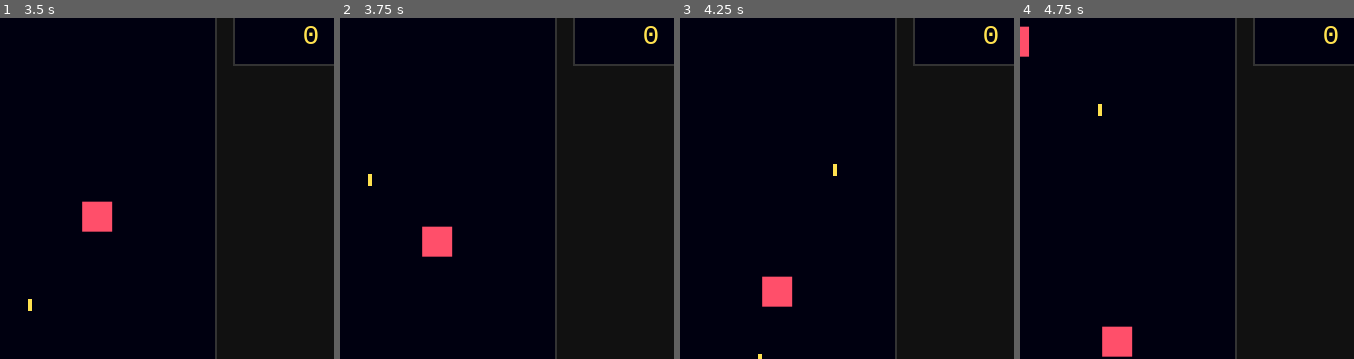
Above: before the commit, frames 1-4 (left to right).
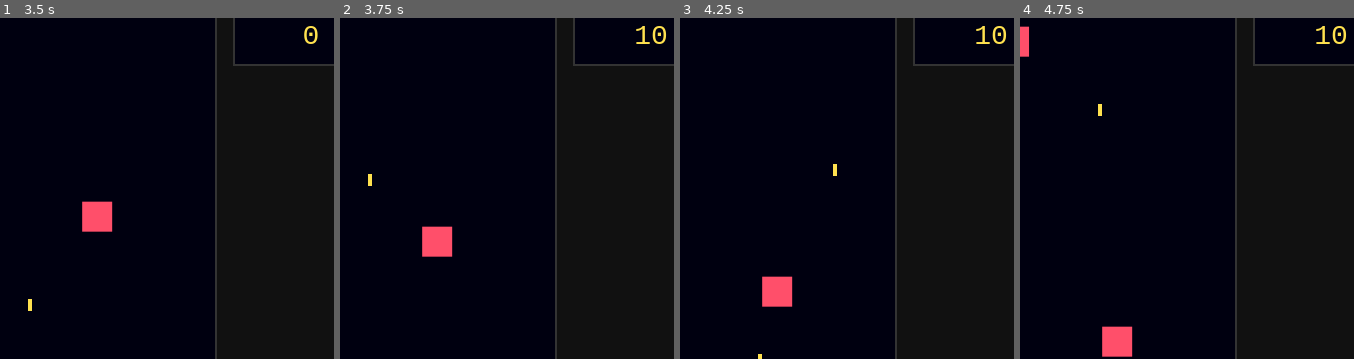
Above: after the commit, the same moments.

Repository: jeevantech123/Shooter-Game
Game: browser game, page index.html
Same seed, same stepped clock (60 frames per second), same inputs: the game is played once before the commit and once after it.
Inputs:
- Up to frame 1 (3.5 s): hold Right 1.03-1.53 s; tap Space every 0.5 s from 1.1 to 3.1 s; hold Down 1.58-1.85 s; hold Left 1.9-2.47 s; hold Up 2.52-2.82 s; hold Right from 2.87 s (still down)
- Up to frame 2 (3.75 s): release Right at 3.53 s; hold Up from 3.58 s (still down); tap Space at 3.6 s
- Up to frame 3 (4.25 s): release Up at 3.82 s; hold Left from 3.87 s (still down); tap Space at 4.1 s
- Up to frame 4 (4.75 s): release Left at 4.3 s; hold Down 4.35-4.68 s; tap Space at 4.6 s; hold Right from 4.73 s (still down)
The pictures show only the part of the screen within x 41-91%, y 6-56%; the shares and areas given below are measured in that part.

Frame 1 is identical in both runs. In frame 2, 0.3% of the frame differs, in the area x 88-98%, y 2-8%; in frame 3, 0.3%; in frame 4, 0.3%.

Commit message:
Track, save, and show the high score live (Round 3 R1)
A high-score object ({ best, storage }) lives outside the game state, so
resetGame on Enter never clears it and the R8 "state equals createGame()"
check still holds. Each frame, as soon as the score passes the best, the
#high-score panel is updated and the value is saved to localStorage under
HIGH_SCORE_KEY. Missing, blocked, or broken storage falls back to 0 and
an in-memory high score, so the game never stops over storage errors.

Co-Authored-By: Claude Opus 5.5 <noreply@anthropic.com>

Diff:
--- a/game.js
+++ b/game.js
@@ -25,6 +25,8 @@
 const STARTING_LIVES = 3;
 
 const MAX_FRAME_TIME = 0.1; // cap on one frame's step, e.g. after a tab switch
+
+const HIGH_SCORE_KEY = "shooter-game-high-score"; // localStorage key
 
 const COLORS = {
   background: "#000010",
@@ -183,6 +185,41 @@
   return Math.min(Math.max(value, min), max);
 }
 
+// ---- High score ------------------------------------------------------------
+// Kept apart from the game state so that restarting (resetGame) never clears it.
+// `storage` is localStorage, or null when the browser does not allow it.
+
+function createHighScore(storage) {
+  return { best: loadHighScore(storage), storage };
+}
+
+// Raise the high score as soon as the score passes it, and save it.
+// Returns true when it changed.
+function updateHighScore(highScore, score) {
+  if (score <= highScore.best) return false;
+  highScore.best = score;
+  saveHighScore(highScore.storage, score);
+  return true;
+}
+
+// A missing, broken, or negative saved value counts as no high score (0).
+function loadHighScore(storage) {
+  try {
+    const saved = Number(storage.getItem(HIGH_SCORE_KEY));
+    return Number.isFinite(saved) && saved > 0 ? Math.floor(saved) : 0;
+  } catch {
+    return 0; // no storage, or reading it is blocked
+  }
+}
+
+function saveHighScore(storage, value) {
+  try {
+    storage.setItem(HIGH_SCORE_KEY, String(value));
+  } catch {
+    // No storage or writing is blocked: the high score lasts until the page closes.
+  }
+}
+
 // ---- Keyboard --------------------------------------------------------------
 
 const LEFT_KEYS = ["ArrowLeft", "KeyA"];
@@ -271,11 +308,23 @@
 
 // ---- Browser start-up ------------------------------------------------------
 
+// Reading window.localStorage itself can throw when site data is blocked.
+function browserStorage() {
+  try {
+    return window.localStorage || null;
+  } catch {
+    return null;
+  }
+}
+
 function startGame() {
   const canvas = document.getElementById("game");
   const ctx = canvas.getContext("2d");
+  const highScoreElement = document.getElementById("high-score");
   const state = createGame();
   const input = createInput();
+  const highScore = createHighScore(browserStorage());
+  highScoreElement.textContent = String(highScore.best);
 
   window.addEventListener("keydown", (event) => {
     if (handleKeyDown(state, input, event.code)) event.preventDefault();
@@ -290,6 +339,7 @@
     const dt = lastTime === null ? 0 : Math.min((now - lastTime) / 1000, MAX_FRAME_TIME);
     lastTime = now;
     updateGame(state, input, dt);
+    if (updateHighScore(highScore, state.score)) highScoreElement.textContent = String(highScore.best);
     drawGame(ctx, state);
     requestAnimationFrame(frame);
   }
@@ -303,8 +353,9 @@
   module.exports = {
     CANVAS_WIDTH, CANVAS_HEIGHT, SHIP_WIDTH, SHIP_HEIGHT, SHIP_BOTTOM_MARGIN, SHIP_SPEED,
     SHOT_WIDTH, SHOT_HEIGHT, SHOT_SPEED, SHOT_DELAY, ENEMY_SIZE, ENEMY_SPEED,
-    ENEMY_SPAWN_DELAY, POINTS_PER_ENEMY, STARTING_LIVES, MAX_FRAME_TIME,
+    ENEMY_SPAWN_DELAY, POINTS_PER_ENEMY, STARTING_LIVES, MAX_FRAME_TIME, HIGH_SCORE_KEY,
     createGame, resetGame, createInput, updateGame, rectsOverlap,
     handleKeyDown, handleKeyUp, drawGame, hudText,
-  };
-}
+    createHighScore, updateHighScore, loadHighScore, saveHighScore,
+  };
+}
